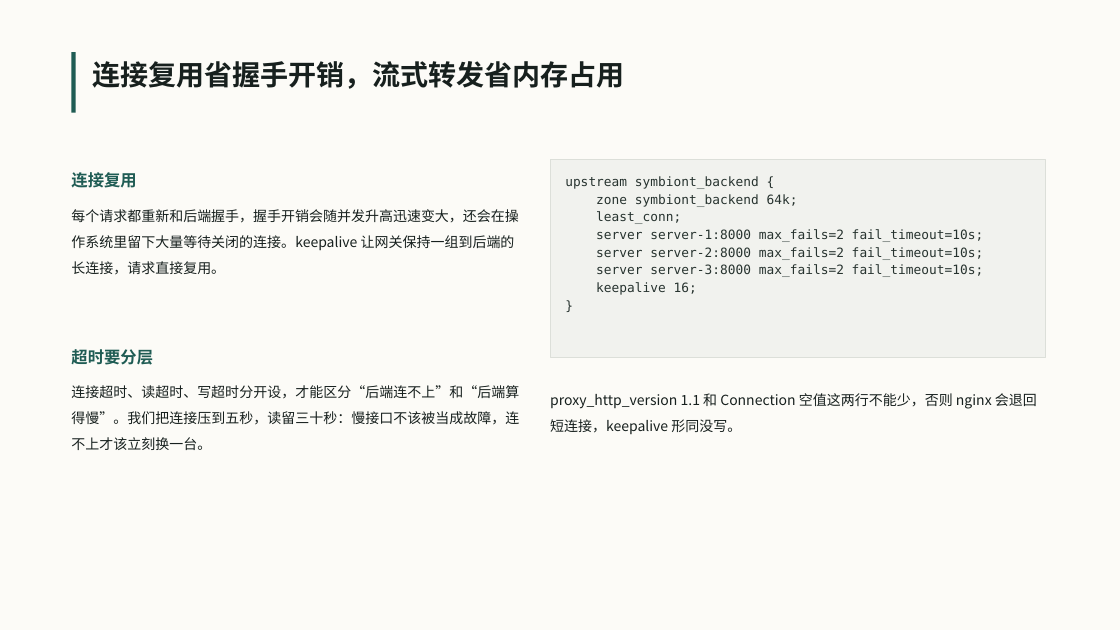
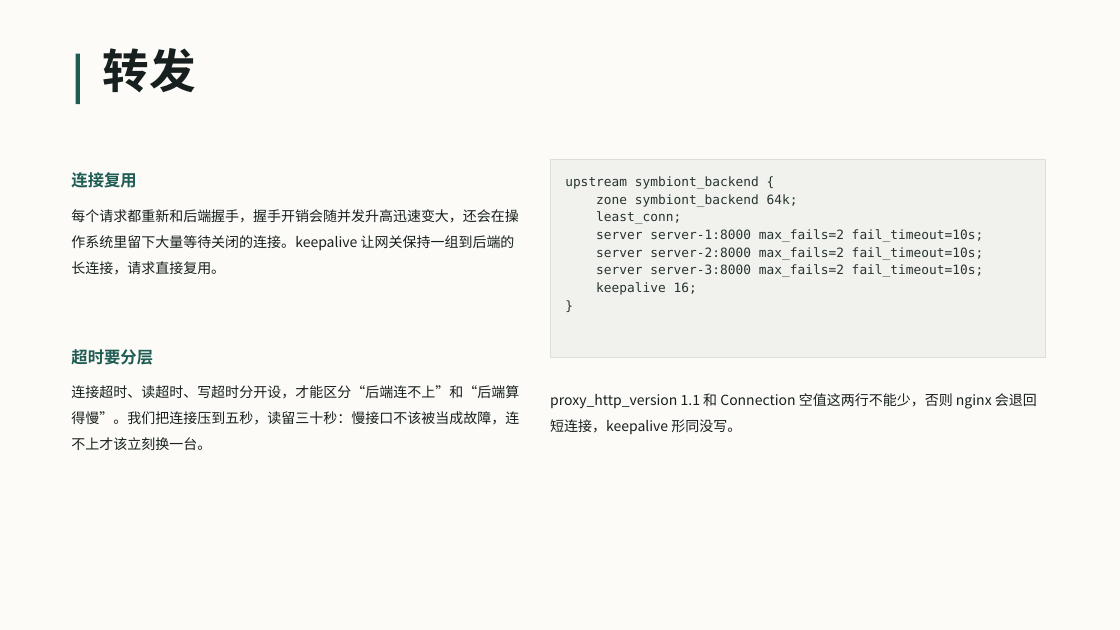
Before and after one commit to VesselPaper/symbiont, a slide deck: slide 5 of share/技术分享-应用代理与负载均衡.pptx. Drawn at 1120x630 pixels with LibreOffice and Linux fonts; fonts in the diff are those of the drawing. Boxes give left, top, right and bottom in pixels: in the first picture for what was removed or moved away, otherwise in the second. Text is boxed around its words. In the diff, an @@ line names an element or a change of style, - is before the commit and + after.

```diff
--- a/share/技术分享-应用代理与负载均衡.pptx
+++ b/share/技术分享-应用代理与负载均衡.pptx
@@ rectangle resized from (x1=71, y1=52, x2=76, y2=113) to (x1=76, y1=54, x2=80, y2=104) @@
@@ text at (x1=102, y1=48, x2=195, y2=93): text changed; size 24 to 40 pt @@
-连接复用省握手开销，流式转发省内存占用
+转发
```
Also in this commit, not shown: 17 other slides changed, 1 slide added, 1 slide removed, 2 other files.
